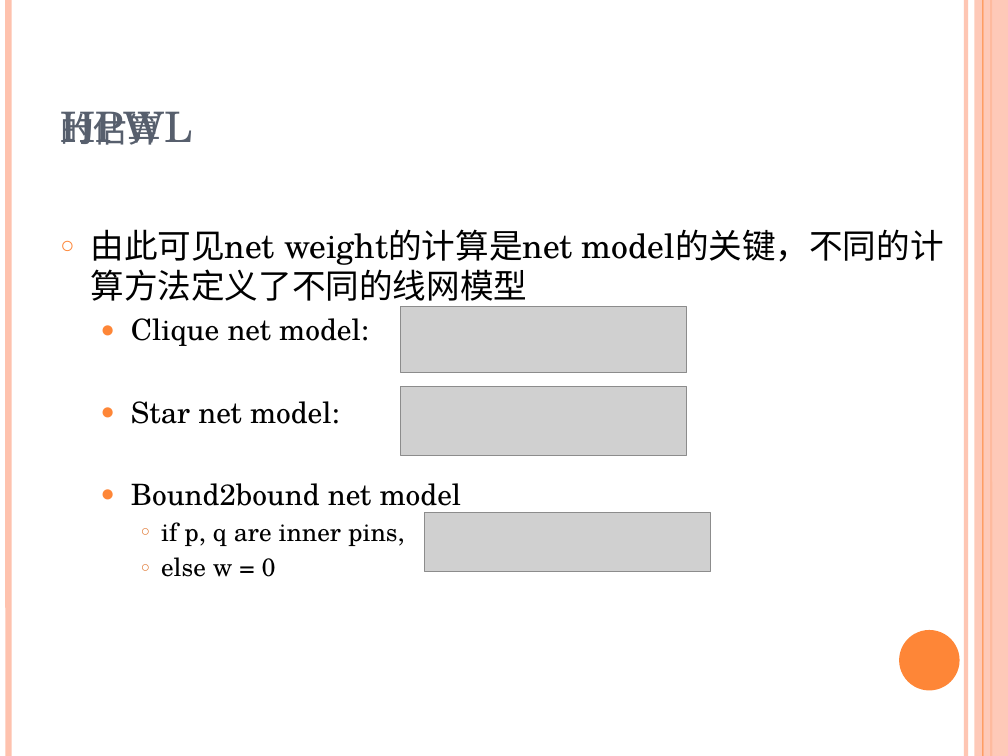
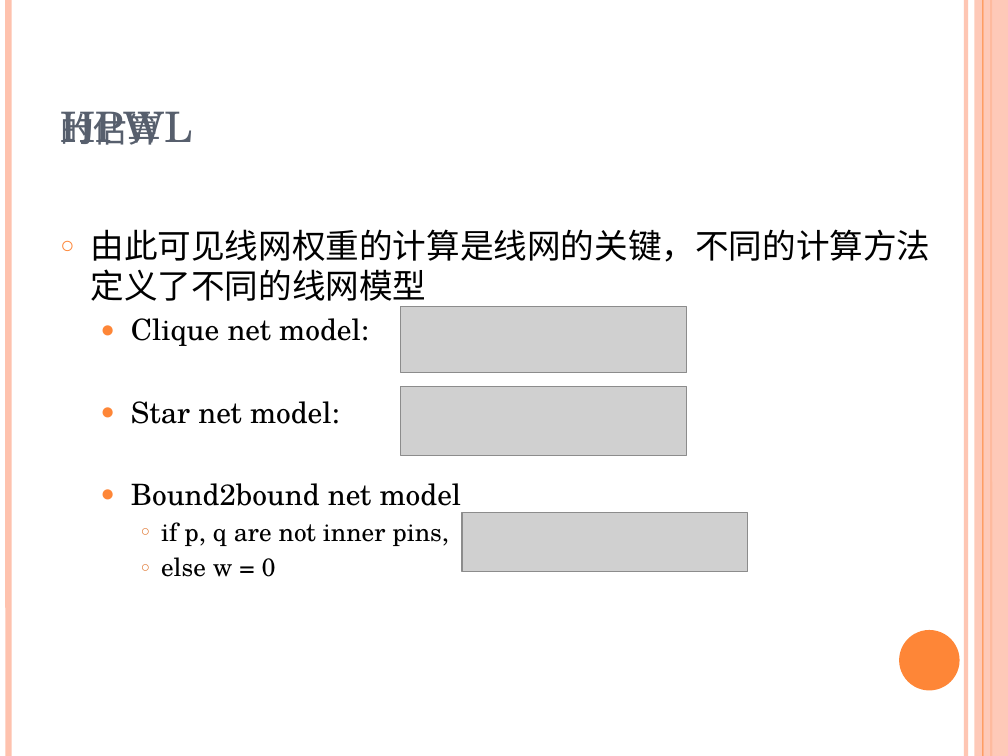
Before and after one commit to marcusgao94/TPL, a slide deck: slide 5 of doc/TPL.pptx. Drawn at 1008x756 pixels with LibreOffice and Linux fonts; fonts in the diff are those of the drawing; grey boxes stand for pictures. Boxes give left, top, right and bottom in pixels: in the first picture for what was removed or moved away, otherwise in the second. Text is boxed around its words. In the diff, an @@ line names an element or a change of style, - is before the commit and + after.

```diff
--- a/doc/TPL.pptx
+++ b/doc/TPL.pptx
@@ text at (91, 229, 931, 308): text changed @@
-○ 由此可见net weight的计算是net model的关键，不同的计算方法定义了不同的线网模型
+○ 由此可见线网权重的计算是线网的关键，不同的计算方法定义了不同的线网模型
@@ text at (161, 522, 448, 546): text changed @@
-    ○ if p, q are inner pins,
+    ○ if p, q are not inner pins,
@@ picture: place and size @@
-picture at (424, 513, 710, 573)
+picture at (462, 513, 747, 573)
```
Also in this commit, not shown: 9 other slides changed, 4 slides added, 1 slide removed, 5 other files.
